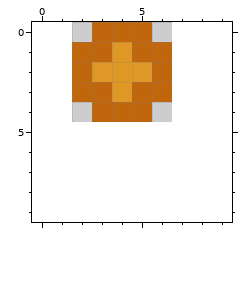
A pixel-art file gets an edit: assets/boat/bullet.aseprite. Above, as it was before the edit.
5x5 pixels, 1 frame. The old version is drawn lined up with the new one, on the new canvas.
After the commit:
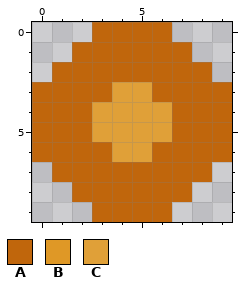
Palette (. is transparent): A #c0660c  B #df9826  C #e0a038
Change:
{"change": "canvas 5x5 -> 10x10, the old top-left corner now at 2,0"}
{"y":0,"x":6,"old":".","new":"A"}
{"y":1,"x":4,"old":"B","new":"A"}
{"y":1,"x":7,"old":".","new":"A"}
{"y":2,"x":1,"old":".","new":"A"}
{"y":2,"x":3,"old":"BBB","new":"AAA"}
{"y":2,"x":7,"old":"..","new":"AA"}
{"y":3,"x":0,"old":"..","new":"AA"}
{"y":3,"x":4,"old":"BA","new":"CC"}
{"y":3,"x":7,"old":"...","new":"AAA"}
{"y":4,"x":0,"old":"...AAA....","new":"AAACCCCAAA"}
{"y":5,"x":0,"old":"..........","new":"AAACCCCAAA"}
{"y":6,"x":0,"old":"..........","new":"AAAACCAAAA"}
{"y":7,"x":1,"old":"........","new":"AAAAAAAA"}
{"y":8,"x":2,"old":"......","new":"AAAAAA"}
{"y":9,"x":3,"old":"....","new":"AAAA"}
